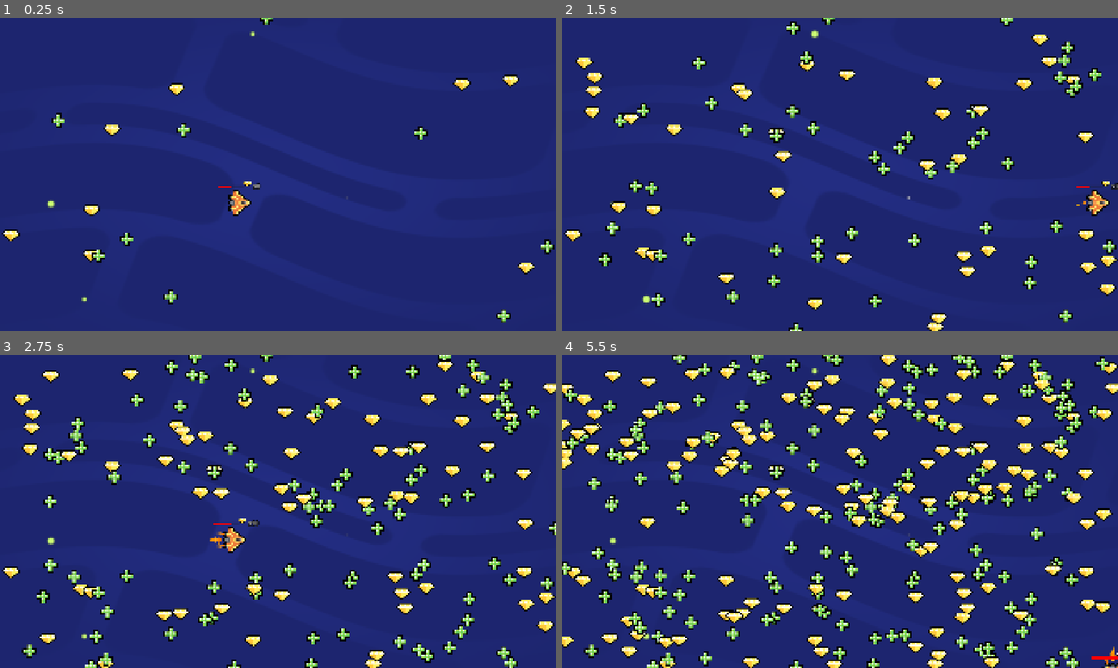
Above: before the commit, frames 1-4 (two rows, left to right).
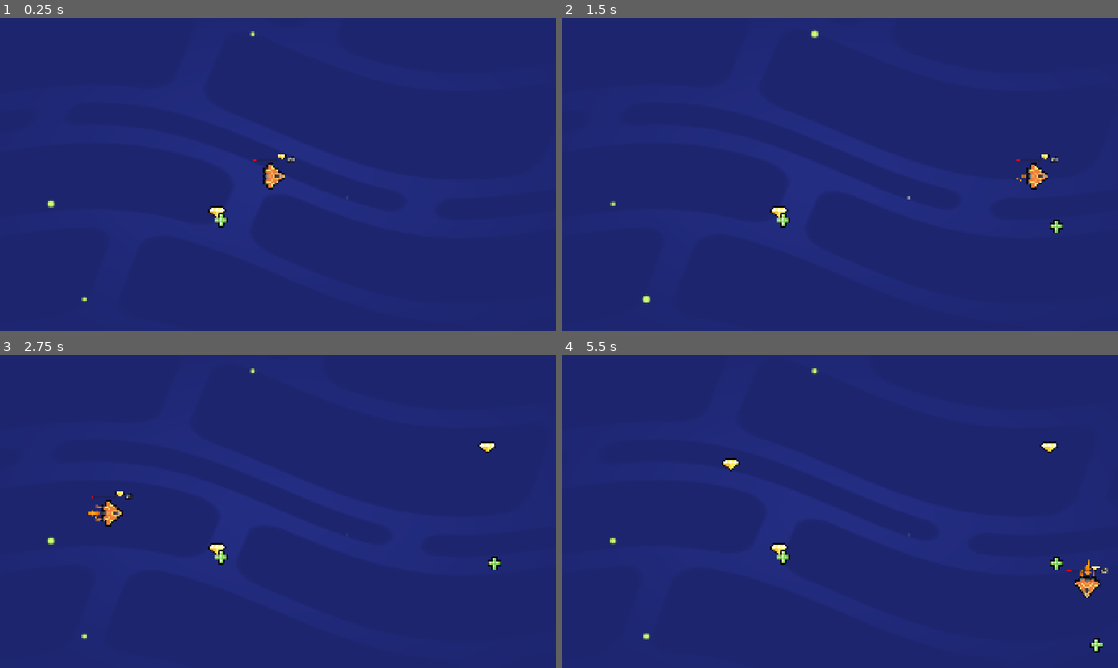
Above: after the commit, the same moments.

Repository: moonsshade/M5-Loot-It-All
Game: Godot game, scene res://lessons/space_level.tscn
Same seed, same stepped clock (60 frames per second), same inputs: the game is played once before the commit and once after it.
Inputs (mouse positions are in pixels of both pictures, inside the frame that each line leads up to):
- Up to frame 1 (0.25 s): no input
- Up to frame 2 (1.5 s): tap Enter at 0.5 s; move the mouse to (962, 158) at 0.52 s; hold D (move_right) 0.53-1.25 s; tap Z at 0.6 s; click (962, 158) at 0.67 s; tap Space at 0.77 s; drag from (728, 190) to (1040, 202) at 1.27 s
- Up to frame 3 (2.75 s): move the mouse to (333, 442) at 2.02 s; hold D (move_right) from 2.03 s (still down); tap Z at 2.1 s
- Up to frame 4 (5.5 s): release D (move_right) at 2.75 s; drag from (812, 574) to (1023, 420) at 2.77 s; move the mouse to (1006, 558) at 3.52 s; hold A (move_left) 3.53-4.25 s; tap Z at 3.6, 5.1 s; tap Space at 3.77 s; drag from (673, 464) to (1106, 583) at 4.27 s; move the mouse to (867, 511) at 5.02 s; hold S (move_down) from 5.03 s (still down); click (867, 511) at 5.17 s

The runs differ from the first frame. In frame 1, 2.0% of the frame differs, in the area x 0-100%, y 0-98%; in frame 2, 7.4%; in frame 3, 12%; in frame 4, 21%, in the area x 0-100%, y 0-100%.

Commit message:
addthrusteraudio

Diff:
--- a/lessons/Gem.tscn
+++ b/lessons/Gem.tscn
@@ -1,17 +1,22 @@
-[gd_scene load_steps=4 format=3 uid="uid://c8rwloj58ejjd"]
+[gd_scene load_steps=5 format=3 uid="uid://4clsvdvuyocx"]
 
-[ext_resource type="Script" uid="uid://24ln0ahcx7f8" path="res://lessons/item.gd" id="1_7inmr"]
-[ext_resource type="Texture2D" uid="uid://d0bh8am2qd005" path="res://assets/gem_icon.png" id="2_7inmr"]
+[ext_resource type="Script" uid="uid://24ln0ahcx7f8" path="res://lessons/item.gd" id="1_ulrl0"]
+[ext_resource type="Texture2D" uid="uid://d0bh8am2qd005" path="res://assets/gem_icon.png" id="2_ulrl0"]
+[ext_resource type="AudioStream" uid="uid://du8widby72vvv" path="res://assets/audio/gempickup.ogg" id="3_ty4yi"]
 
-[sub_resource type="CircleShape2D" id="CircleShape2D_ht84s"]
-radius = 31.06445
+[sub_resource type="CircleShape2D" id="CircleShape2D_37o3p"]
+radius = 30.0
 
 [node name="Gem" type="Area2D" groups=["gem"]]
 collision_layer = 2
-script = ExtResource("1_7inmr")
+script = ExtResource("1_ulrl0")
 
 [node name="Sprite2D" type="Sprite2D" parent="."]
-texture = ExtResource("2_7inmr")
+texture = ExtResource("2_ulrl0")
 
 [node name="CollisionShape2D" type="CollisionShape2D" parent="."]
-shape = SubResource("CircleShape2D_ht84s")
+shape = SubResource("CircleShape2D_37o3p")
+
+[node name="AudioStreamPlayer" type="AudioStreamPlayer" parent="."]
+stream = ExtResource("3_ty4yi")
+volume_db = -0.05
--- a/lessons/health_pack.tscn
+++ b/lessons/health_pack.tscn
@@ -1,10 +1,11 @@
-[gd_scene load_steps=4 format=3 uid="uid://o1ca06m0k4bk"]
+[gd_scene load_steps=5 format=3 uid="uid://o1ca06m0k4bk"]
 
 [ext_resource type="Texture2D" uid="uid://dknpi2mq4dhpa" path="res://assets/health_icon.svg" id="1_37o3p"]
 [ext_resource type="Script" uid="uid://24ln0ahcx7f8" path="res://lessons/item.gd" id="1_ht84s"]
+[ext_resource type="AudioStream" uid="uid://cw83fi3653i08" path="res://assets/audio/healthpickup.ogg" id="3_fh62r"]
 
-[sub_resource type="CircleShape2D" id="CircleShape2D_ht84s"]
-radius = 25.317978
+[sub_resource type="CircleShape2D" id="CircleShape2D_37o3p"]
+radius = 30.0
 
 [node name="HealthPack" type="Area2D" groups=["healing_item"]]
 collision_layer = 2
@@ -14,4 +15,7 @@
 texture = ExtResource("1_37o3p")
 
 [node name="CollisionShape2D" type="CollisionShape2D" parent="."]
-shape = SubResource("CircleShape2D_ht84s")
+shape = SubResource("CircleShape2D_37o3p")
+
+[node name="AudioStreamPlayer" type="AudioStreamPlayer" parent="."]
+stream = ExtResource("3_fh62r")
--- a/lessons/item.gd
+++ b/lessons/item.gd
@@ -1,8 +1,21 @@
 extends Area2D
+@onready var sfx_player: AudioStreamPlayer = _find_sfx_player()
 
+func _find_sfx_player() -> AudioStreamPlayer:
+	for child in get_children():
+		if child is AudioStreamPlayer:
+			return child
+	return null
+
+func _on_area_entered(area_that_entered: Area2D) -> void:
+	get_node("CollisionShape2D").set_deferred("disabled", true)
+	visible = false
+
+	if sfx_player:
+		sfx_player.play()
+		await sfx_player.finished
+
+	queue_free()
 
 func _ready() -> void:
 	area_entered.connect(_on_area_entered)
-
-func _on_area_entered(area_that_entered: Area2D) -> void:
-	queue_free()
--- a/lessons/random_item_placer.gd
+++ b/lessons/random_item_placer.gd
@@ -3,15 +3,16 @@
 	preload("gem.tscn"),
 	preload("health_pack.tscn")
 ]
+
 func _ready() -> void:
 	get_node("Timer").timeout.connect(_on_timer_timeout)
 
-func _on_timer_timeout() -> void:
-	var random_item_scene: PackedScene = item_scenes.pick_random()
+func _on_timer_timeout():
+	var random_item_scene : PackedScene = item_scenes.pick_random()
 	var item_instance := random_item_scene.instantiate()
 	add_child(item_instance)
 	var viewport_size := get_viewport_rect().size
-	var random_position := Vector2 (0.0, 0.0)
-	random_position.x = randf_range(0.0, viewport_size.x)
-	random_position.y = randf_range(0.0, viewport_size.y)
+	var random_position := Vector2(0.0,0.0)
+	random_position.x = randf_range(0, viewport_size.x)
+	random_position.y = randf_range(0, viewport_size.y)
 	item_instance.position = random_position
--- a/lessons/random_item_placer.tscn
+++ b/lessons/random_item_placer.tscn
@@ -1,10 +1,9 @@
-[gd_scene load_steps=2 format=3 uid="uid://b1yl6aosq3kty"]
+[gd_scene load_steps=2 format=3 uid="uid://0uu76vxlq51l"]
 
-[ext_resource type="Script" uid="uid://bcp1vqduh2a7l" path="res://lessons/random_item_placer.gd" id="1_udp8l"]
+[ext_resource type="Script" uid="uid://cporwbp4w0nvi" path="res://lessons/random_item_placer.gd" id="1_udp8l"]
 
 [node name="RandomItemPlacer" type="Node2D"]
 script = ExtResource("1_udp8l")
 
 [node name="Timer" type="Timer" parent="."]
-wait_time = 0.001
 autostart = true
--- a/lessons/ship.gd
+++ b/lessons/ship.gd
@@ -1,18 +1,22 @@
 extends Area2D
 
-var health:=10
-var max_speed := 1500.0
+
+var gem_count := 0
+var max_speed := 1200.0
 var velocity := Vector2(0, 0)
-var steering_factor := 6
-var gem_count := 0
+var steering_factor := 3.0
+var health := 10
+
+func _ready() -> void:
+	area_entered.connect(_on_area_entered)
+	set_health(health)
 
 func _process(delta: float) -> void:
 	var direction := Vector2(0, 0)
 	direction.x = Input.get_axis("move_left", "move_right")
 	direction.y = Input.get_axis("move_up", "move_down")
-	var viewport_size := get_viewport_rect().size
-	position.x = wrapf(position.x, 0, viewport_size.x)
-	position.y = wrapf(position.y, 0, viewport_size.y)
+
+
 
 	if direction.length() > 1.0:
 		direction = direction.normalized()
@@ -22,20 +26,21 @@
 	velocity += steering * steering_factor * delta
 	position += velocity * delta
 
+	var viewport_size := get_viewport_rect().size
+	position.x = wrapf(position.x, 0,viewport_size.x)
+	position.y = wrapf(position.y, 0, viewport_size.y)
+
 	if velocity.length() > 0.0:
+		#rotation = velocity.angle()
 		get_node("Sprite2D").rotation = velocity.angle()
 
-func set_health(new_health: int) -> void:
+func set_health(new_health: int) ->void:
 	health = new_health
 	get_node("UI/HealthBar").value = health
 
-func _ready() -> void:
-	area_entered.connect(_on_area_entered)
-	set_health(50)
-
 func _on_area_entered(area_that_entered: Area2D) -> void:
 	if area_that_entered.is_in_group("gem"):
-		set_gem_count(gem_count + 1)
+		set_gem_count(gem_count +1)
 	elif area_that_entered.is_in_group("healing_item"):
 		set_health(health + 10)
 
--- a/lessons/space_level.tscn
+++ b/lessons/space_level.tscn
@@ -1,25 +1,27 @@
-[gd_scene load_steps=6 format=3 uid="uid://btkjymc78ap8d"]
+[gd_scene load_steps=7 format=3 uid="uid://btkjymc78ap8d"]
 
 [ext_resource type="PackedScene" uid="uid://dmv50krf4bo5r" path="res://lessons/ship.tscn" id="2_2j1u5"]
 [ext_resource type="PackedScene" uid="uid://bxfevggvxo634" path="res://assets/background/space_background.tscn" id="3_e6xy1"]
 [ext_resource type="PackedScene" uid="uid://b1yl6aosq3kty" path="res://lessons/random_item_placer.tscn" id="3_etm7e"]
-[ext_resource type="PackedScene" uid="uid://c8rwloj58ejjd" path="res://lessons/gem.tscn" id="4_4rc43"]
+[ext_resource type="PackedScene" uid="uid://4clsvdvuyocx" path="res://lessons/gem.tscn" id="4_4rc43"]
 [ext_resource type="PackedScene" uid="uid://o1ca06m0k4bk" path="res://lessons/health_pack.tscn" id="5_dru4e"]
+[ext_resource type="AudioStream" uid="uid://bgrdf16ueg842" path="res://assets/audio/background.ogg" id="6_kd2gs"]
 
 [node name="Level" type="Node2D"]
-metadata/_edit_vertical_guides_ = [1348.0]
 
 [node name="Ship" parent="." instance=ExtResource("2_2j1u5")]
-position = Vector2(827, 638)
+position = Vector2(946, 546)
 
 [node name="SpaceBackground" parent="." instance=ExtResource("3_e6xy1")]
-
-[node name="MusicPlayer" type="AudioStreamPlayer2D" parent="."]
 
 [node name="RandomItemPlacer" parent="." instance=ExtResource("3_etm7e")]
 
 [node name="Gem" parent="." instance=ExtResource("4_4rc43")]
-position = Vector2(315, 821)
+position = Vector2(749, 671)
 
 [node name="HealthPack" parent="." instance=ExtResource("5_dru4e")]
-position = Vector2(341, 821)
+position = Vector2(764, 698)
+
+[node name="MusicPlayer" type="AudioStreamPlayer" parent="."]
+stream = ExtResource("6_kd2gs")
+autoplay = true
Not shown, changed: assets/Audio/background.ogg.import
Not shown, changed: assets/Audio/gempickup.ogg.import
Not shown, changed: assets/Audio/healthpickup.ogg.import
Not shown, changed: assets/Audio/levelup.ogg.import
Not shown, changed: assets/Audio/thruster.ogg.import
Not shown, changed: .DS_Store
Not shown, added: AUDIO_INSTRUCTIONS.md
Not shown, changed: addons/.DS_Store
Not shown, changed: addons/gdpractice/.DS_Store
Not shown, changed: assets/.DS_Store
Not shown, changed: assets/Audio/.DS_Store
Not shown, changed: assets/ship_visual_effects/.DS_Store
(and 1 more such lines)
